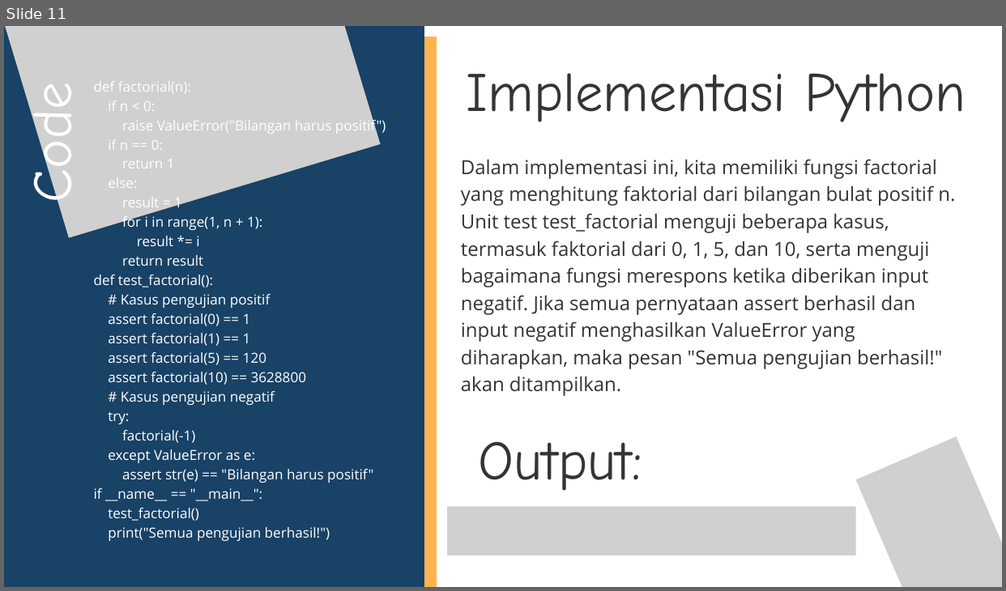
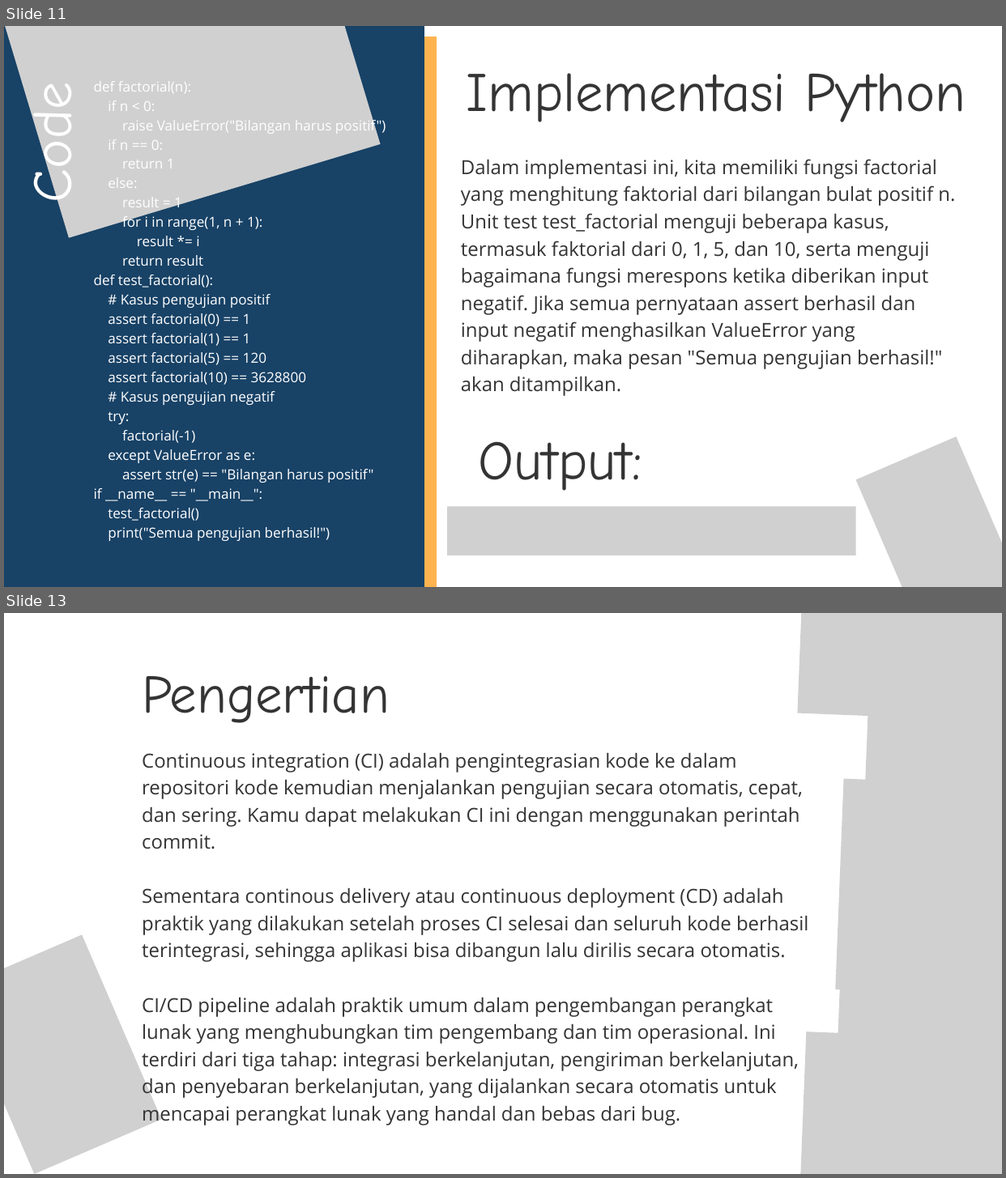
Before and after one commit to irwannurhidayat/UTS_TESTINGQA_IRWANNURHIDAYAT, a slide deck: Whitebox testing dan Unit Test.pptx. Shown one above the other, each under a label of ours: slide 11 before the commit, slides 11 and 13 after it; the slides between them are not shown. The pictures are 1006x591 and 1006x1178 pixels, drawn with LibreOffice and Linux fonts; fonts in the diff are those of the drawing; grey boxes stand for pictures. Boxes give left, top, right and bottom in pixels: in the first picture for what was removed or moved away, otherwise in the second. Text is boxed around its words. In the diff, an @@ line names an element or a change of style, - is before the commit and + after.

Commit message:
pptx

```diff
--- a/Whitebox testing dan Unit Test.pptx
+++ b/Whitebox testing dan Unit Test.pptx
@@ slide 13 added at (x1=4, y1=613, x2=1002, y2=1174), background #FFFFFF @@
@@ picture added at (x1=797, y1=613, x2=1002, y2=724) @@
@@ picture added at (x1=863, y1=641, x2=1002, y2=862) @@
@@ text added at (x1=142, y1=676, x2=390, y2=723), 78 pt, text #343434 @@
+Pengertian
@@ text added at (x1=142, y1=752, x2=808, y2=1127), 28 pt, text #343434 @@
+Continuous integration (CI) adalah pengintegrasian kode ke dalam repositori kode kemudian menjalankan pengujian secara otomatis, cepat, dan sering. Kamu dapat melakukan CI ini dengan menggunakan perintah commit.
+Sementara continous delivery atau continuous deployment (CD) adalah praktik yang dilakukan setelah proses CI selesai dan seluruh kode berhasil terintegrasi, sehingga aplikasi bisa dibangun lalu dirilis secara otomatis.
+CI/CD pipeline adalah praktik umum dalam pengembangan perangkat lunak yang menghubungkan tim pengembang dan tim operasional. Ini terdiri dari tiga tahap: integrasi berkelanjutan, pengiriman berkelanjutan, dan penyebaran berkelanjutan, yang dijalankan secara otomatis untuk mencapai perangkat lunak yang handal dan bebas dari bug.
@@ picture added at (x1=835, y1=779, x2=1002, y2=1000) @@
@@ picture added at (x1=835, y1=889, x2=1002, y2=1111) @@
@@ picture added at (x1=4, y1=935, x2=162, y2=1174) @@
@@ picture added at (x1=795, y1=1032, x2=1002, y2=1174) @@
```
Also in this commit, not shown: 5 other slides added.
